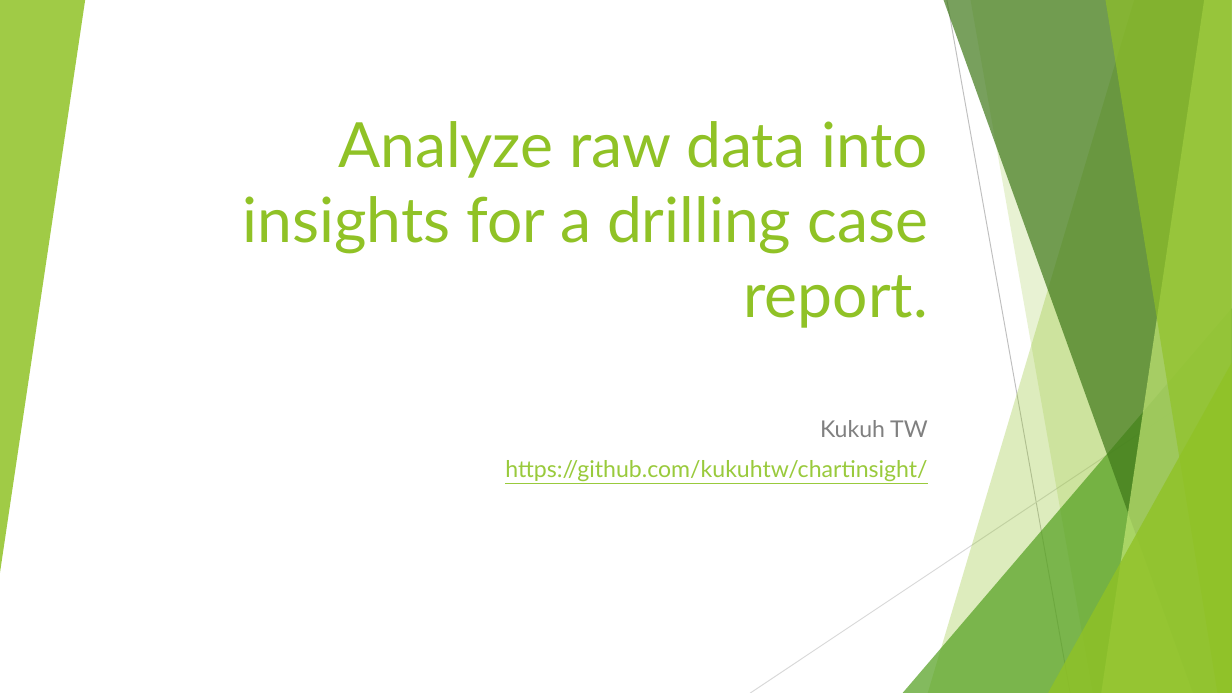
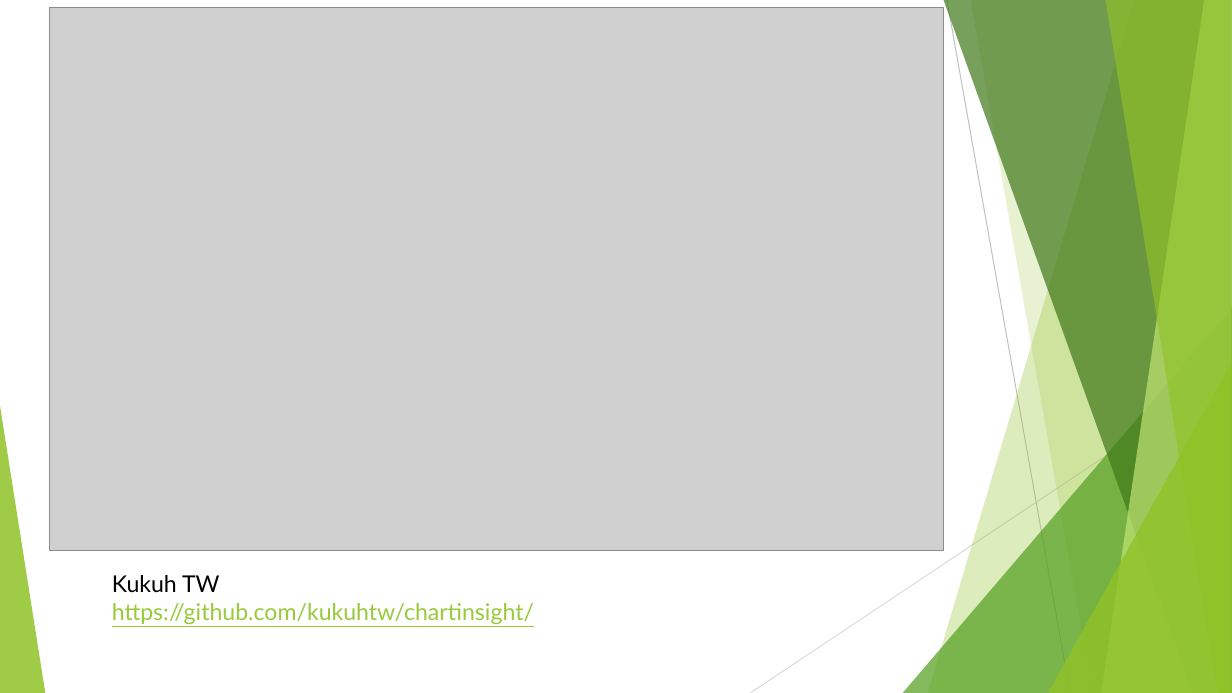
Before and after one commit to kukuhtw/chartinsight, a slide deck: slide 1 of ChartInsight.pptx. Drawn at 1232x693 pixels with LibreOffice and Linux fonts; fonts in the diff are those of the drawing; grey boxes stand for pictures. Boxes give left, top, right and bottom in pixels: in the first picture for what was removed or moved away, otherwise in the second. Text is boxed around its words. In the diff, an @@ line names an element or a change of style, - is before the commit and + after.

Commit message:
Update ChartInsight.pptx
fg

```diff
--- a/ChartInsight.pptx
+++ b/ChartInsight.pptx
@@ triangle removed at box(0, 0, 85, 573) @@
@@ picture added at box(49, 7, 944, 551) @@
@@ title removed at box(243, 121, 928, 328) @@
-Analyze raw data into insights for a drilling case report.
@@ triangle added at box(0, 406, 45, 693), fill #90C226 at 85% opacity @@
@@ text "Kukuh TW": place and size @@
-text "Kukuh TW" at box(505, 420, 928, 481)
+text "Kukuh TW" at box(112, 575, 534, 624)
@@ text "Kukuh TW" at box(112, 575, 534, 624): text colour #808080 to #000000 in "Kukuh TW"; alignment right to left; less space between paragraphs @@
```
